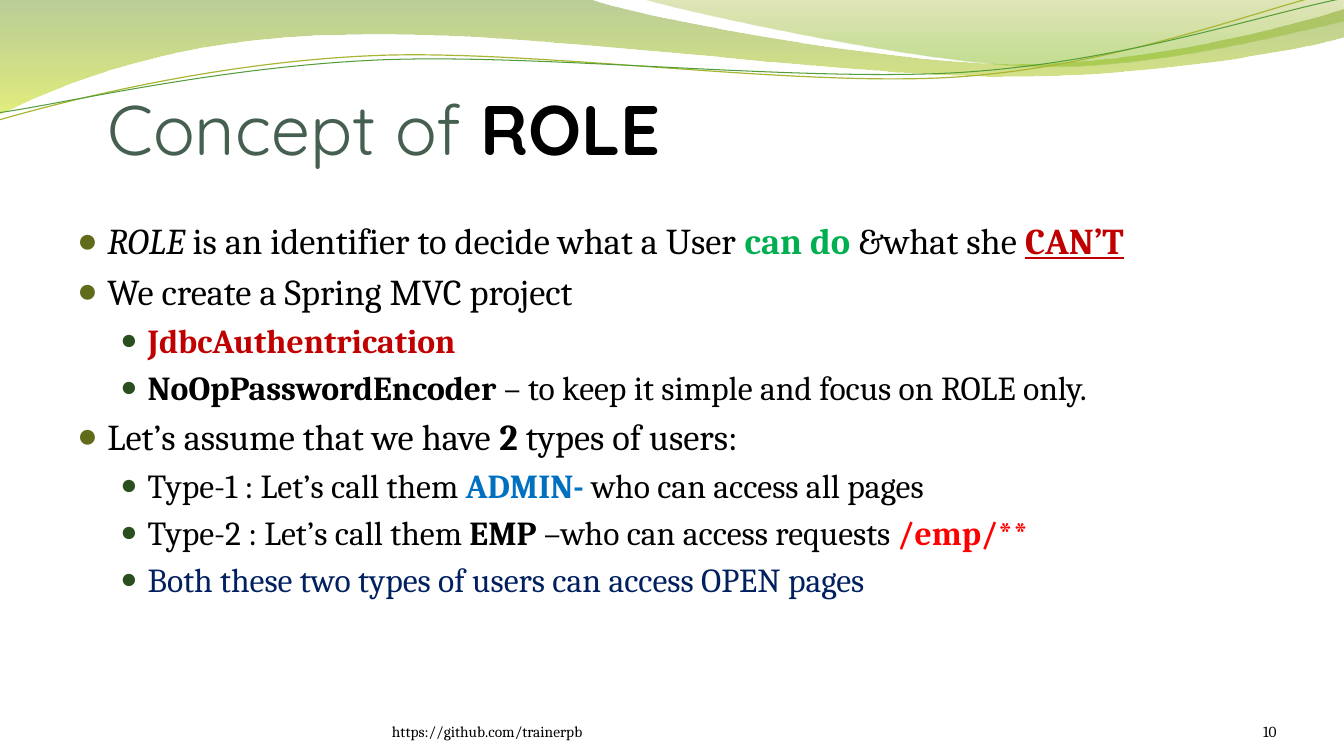
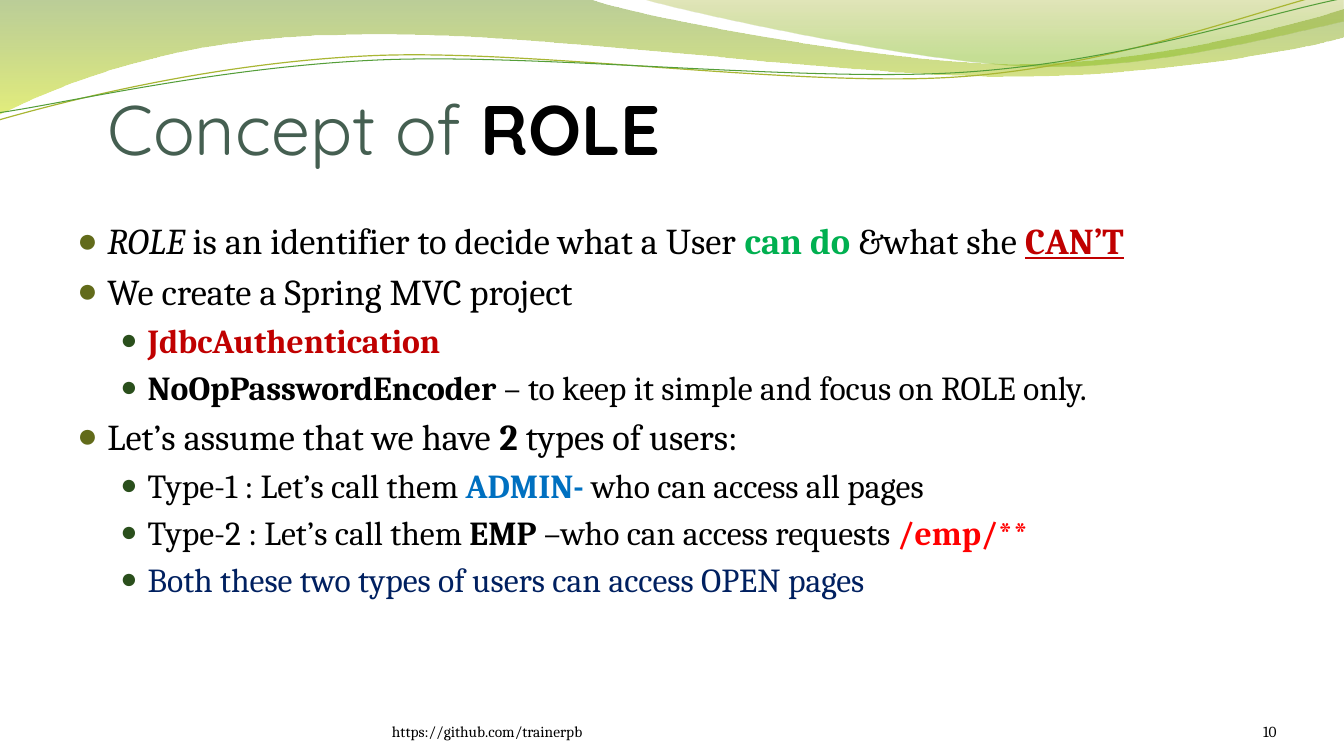
Before and after one commit to trainerpb/training, a slide deck: slide 10 of Spring Security-MVC-2.pptx. Drawn at 1344x756 pixels with LibreOffice and Linux fonts; fonts in the diff are those of the drawing; background and template pictures are left out. Boxes give left, top, right and bottom in pixels: in the first picture for what was removed or moved away, otherwise in the second. Text is boxed around its words. In the diff, an @@ line names an element or a change of style, - is before the commit and + after.

```diff
--- a/Spring Security-MVC-2.pptx
+++ b/Spring Security-MVC-2.pptx
@@ text at <box>148,329,441,361</box>: text changed @@
-  ● JdbcAuthentrication
+  ● JdbcAuthentication
```
Also in this commit, not shown: 1 other slide changed, 2 slides added.
